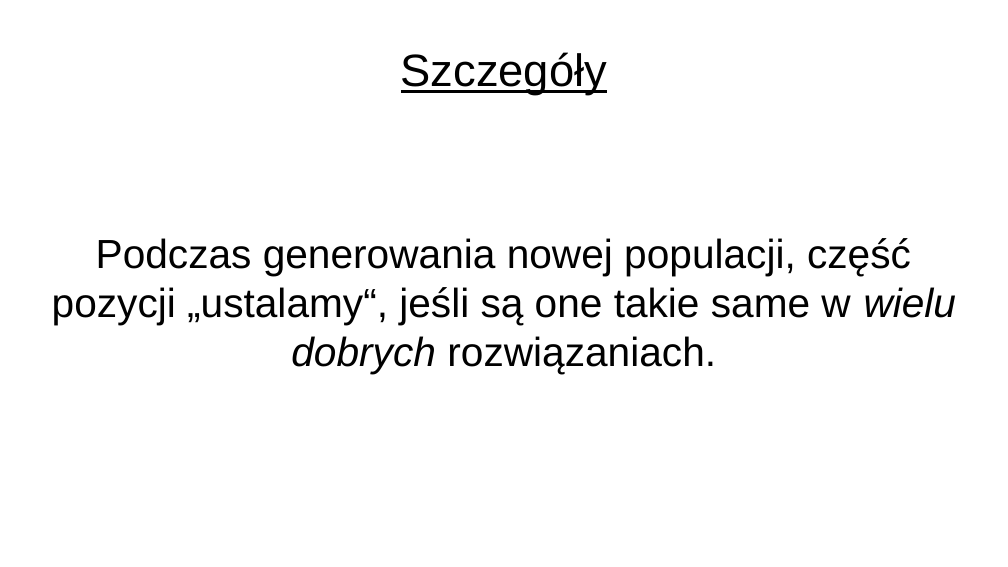
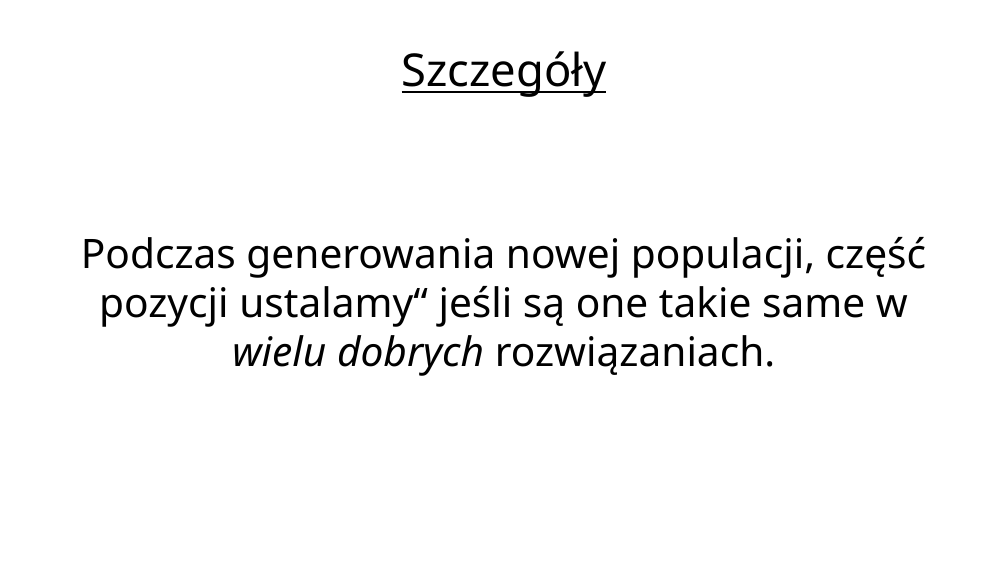
Before and after one commit to kele/metaheur_population_based, a slide deck: slide 8 of pres.odp. Drawn at 1008x567 pixels with LibreOffice and Linux fonts; fonts in the diff are those of the drawing; background and template pictures are left out. Boxes give left, top, right and bottom in pixels: in the first picture for what was removed or moved away, otherwise in the second. Text is boxed around its words. In the diff, an @@ line names an element or a change of style, - is before the commit and + after.

```diff
--- a/pres.odp
+++ b/pres.odp
@@ title "Szczegóły" at (402, 51, 607, 97): font Arial to Noto Sans @@
@@ subtitle at (81, 237, 927, 376): text changed; font Arial to Noto Sans @@
-Podczas generowania nowej populacji, część pozycji „ustalamy“, jeśli są one takie same w wielu dobrych rozwiązaniach.
+Podczas generowania nowej populacji, część pozycji ustalamy“ jeśli są one takie same w wielu dobrych rozwiązaniach.
```
Also in this commit, not shown: 8 other slides changed, 11 slides added, 2 other files.
